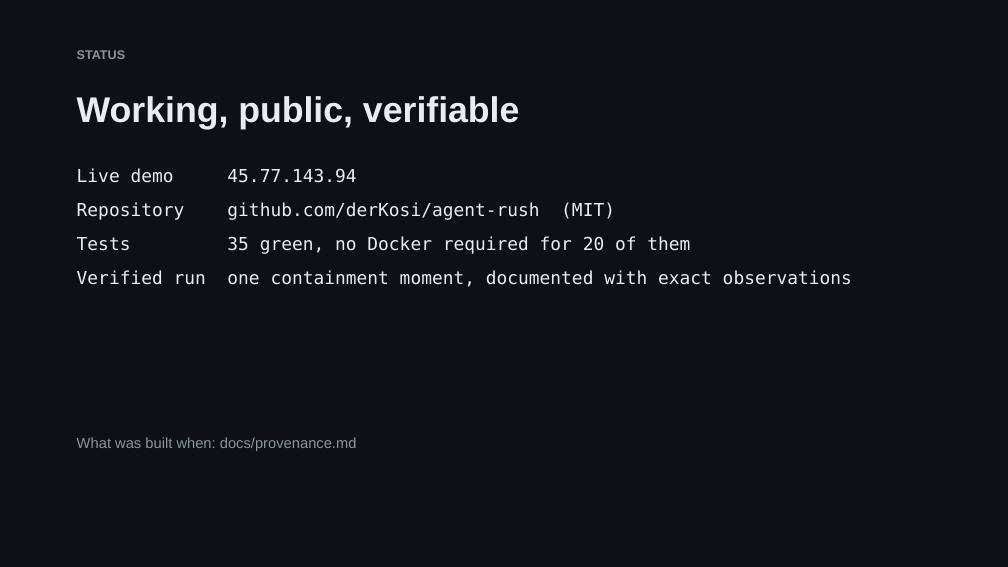
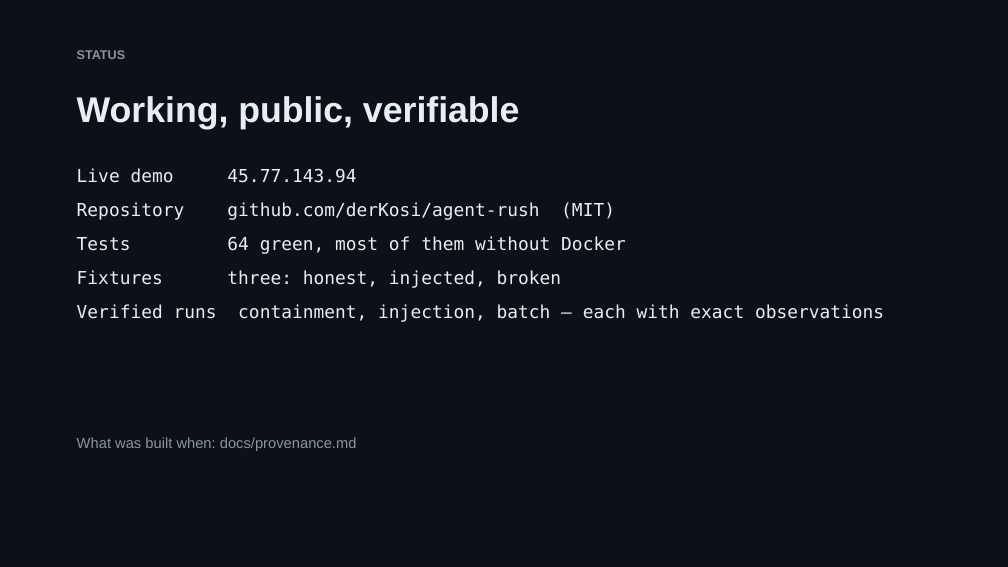
Before and after one commit to derKosi/agent-rush, a slide deck: slide 12 of docs/slides/agent-rush.pptx (slide 9 before the commit). Drawn at 1008x567 pixels with LibreOffice and Linux fonts; fonts in the diff are those of the drawing. Boxes give left, top, right and bottom in pixels: in the first picture for what was removed or moved away, otherwise in the second. Text is boxed around its words. In the diff, an @@ line names an element or a change of style, - is before the commit and + after.

Commit message:
deck: twelve slides, and the screenshot the README was missing
Adds the three story beats that did not exist when the deck was written: the model
writing its own inspection code, the package trying to instruct its analyser, and the
batch report for a pipeline. Status slide updated to 64 tests and three fixtures.

```diff
--- a/docs/slides/agent-rush.pptx
+++ b/docs/slides/agent-rush.pptx
@@ text at bbox=[77, 236, 884, 322]: text changed @@
-Tests 35 green, no Docker required for 20 of them
-Verified run one containment moment, documented with exact observations
+Tests 64 green, most of them without Docker
+Fixtures three: honest, injected, broken
+Verified runs containment, injection, batch — each with exact observations
```
Also in this commit, not shown: 3 slides added, 3 other files.
